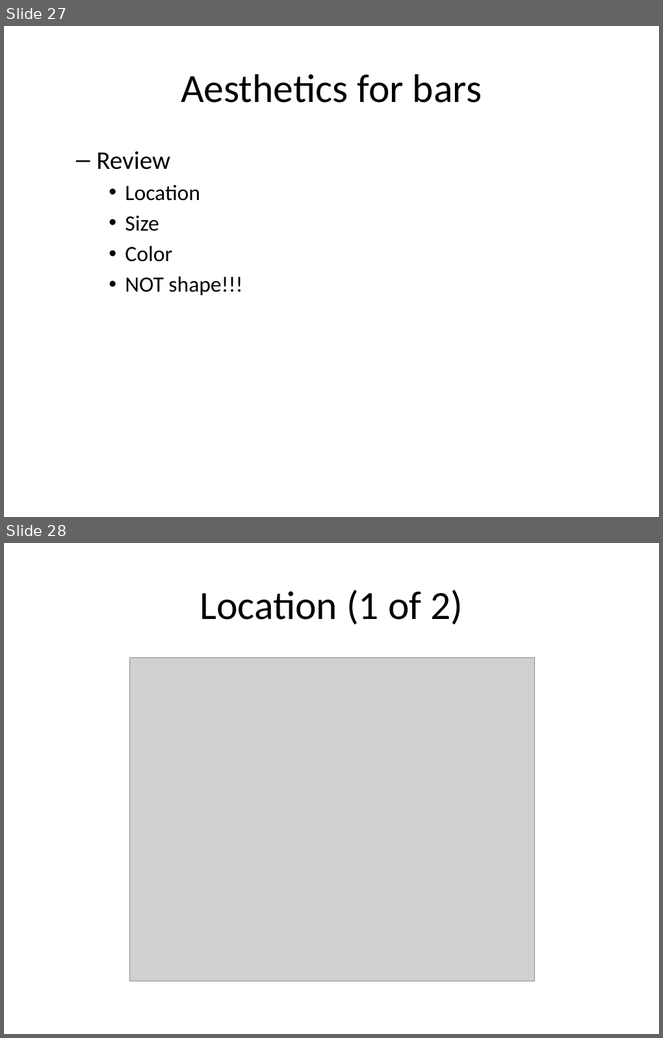
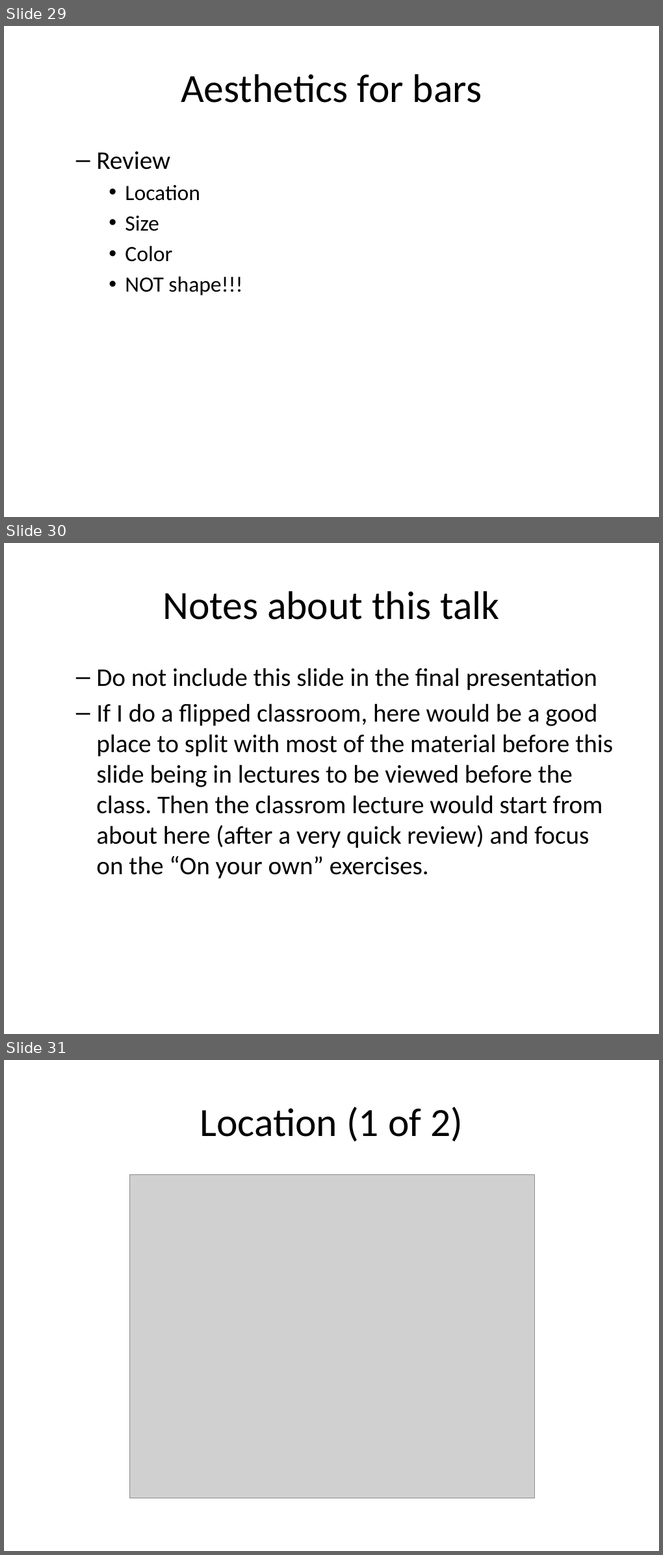
Before and after one commit to pmean/data-visualization, a slide deck: src/data-visualization-02-bars.pptx. Shown one above the other, each under a label of ours: slides 27 and 28 before the commit, slides 29, 30 and 31 after it. The pictures are 663x1038 and 663x1555 pixels, drawn with LibreOffice and Linux fonts; fonts in the diff are those of the drawing; grey boxes stand for pictures. Boxes give left, top, right and bottom in pixels: in the first picture for what was removed or moved away, otherwise in the second. Text is boxed around its words. In the diff, an @@ line names an element or a change of style, - is before the commit and + after.

```diff
--- a/src/data-visualization-02-bars.pptx
+++ b/src/data-visualization-02-bars.pptx
@@ slide 30 added at (4,543,659,1034), background #FFFFFF @@
@@ title added at (163,591,499,620), 44 pt, text #000000 @@
+Notes about this talk
@@ text added at (96,668,613,879), 28 pt, text #000000 @@
+  – Do not include this slide in the final presentation
+  – If I do a flipped classroom, here would be a good place to split with most of the material before this slide being in lectures to be viewed before the class. Then the classrom lecture would start from about here (after a very quick review) and focus on the “On your own” exercises.
@@ what was slide 27 is now slide 29 @@
@@ what was slide 28 is now slide 31 @@
```
Also in this commit, not shown: 1 slide changed, 11 other slides added, 1 slide removed, 57 other files.
